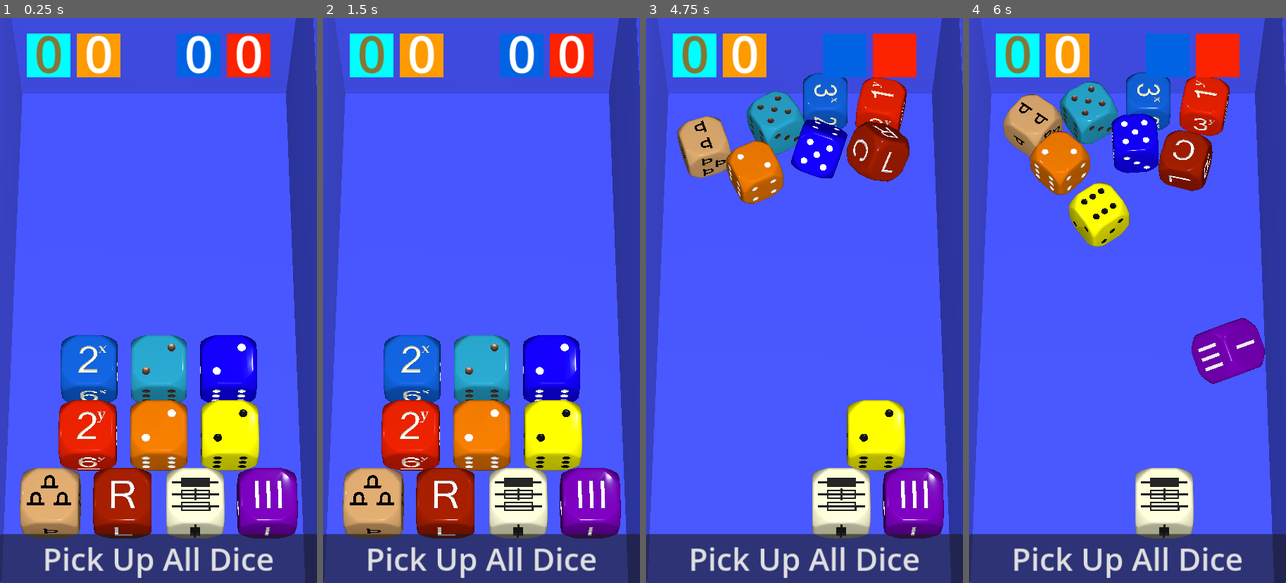
Above: before the commit, frames 1-4 (left to right).
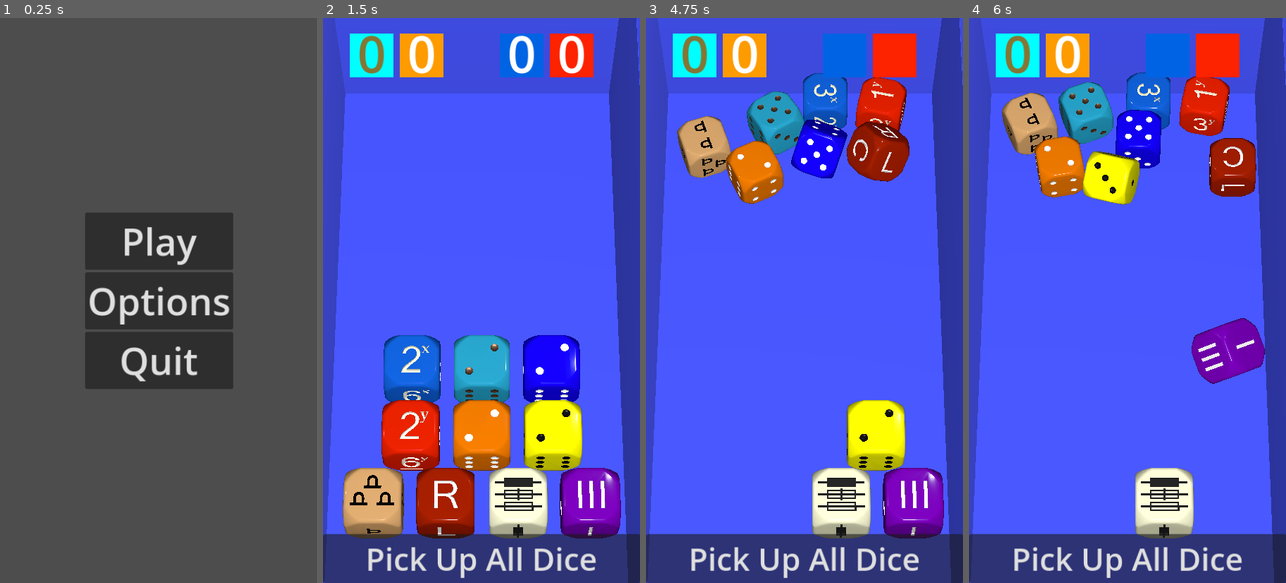
Above: after the commit, the same moments.

Repository: Teufelauto/2D6D-Dice
Game: Godot game, scene res://start_dice_menu.tscn
Two runs of this game, one before a commit and one after it. Both use one fixed random seed, a clock stepped at 60 frames per second and the inputs below. Before the commit the project starts from res://world.tscn.
Inputs (mouse positions are in pixels of both pictures, inside the frame that each line leads up to):
- Up to frame 1 (0.25 s): no input
- Up to frame 2 (1.5 s): click (481, 300) at 0.5 s, where only the run after the commit has a clickable "Options"; click (481, 238) at 1.25 s, where only the run after the commit has a clickable "Play"
- Up to frame 3 (4.75 s): click (734, 402) at 2 s; click (804, 402) at 2.75 s; click (769, 503) at 3.5 s; click (874, 368) at 4.25 s
- Up to frame 4 (6 s): click (1197, 430) at 5 s; click (1235, 503) at 5.75 s

The runs differ from the first frame. In frame 1, 100% of the frame differs, in the area x 0-100%, y 0-100%; in frame 2, nothing differs; in frame 3, less than 0.1%; in frame 4, 8.1%.

Commit message:
Added Basic Start Menu

Diff:
--- a/DiceTrayData/Die.gd
+++ b/DiceTrayData/Die.gd
@@ -35,7 +35,7 @@
 	# Reset State
 	sleeping = false
 	freeze = false
-	lock_rotation = false
+
 	transform.origin = start_pos
 	linear_velocity = Vector3.ZERO
 	angular_velocity = Vector3.ZERO
@@ -68,7 +68,7 @@
 			if raycast.is_colliding():
 				roll_finished.emit(raycast.opposite_side) # INT   Send out the data!
 				is_rolling = false
-				lock_rotation = true
+
 				landed_on_side = true
 
 		if !landed_on_side: # Auto reroll if rests at angle
@@ -85,7 +85,7 @@
 	transform.origin = start_pos
 	freeze = true
 	sleeping = true
-	lock_rotation = true
+
 
 	# Clear Roll Results
 	roll_started.emit()
@@ -107,7 +107,6 @@
 func _on_pick_up_all_dice_button_pressed():
 	if !is_rolling:
 		_return_die()
-	#_return_die()
 
 
 # ----------------- ReROLL Previously thrown DICE ------------------------------
--- /dev/null
+++ b/StartDiceMenu.gd
@@ -0,0 +1,18 @@
+extends Control
+
+
+
+
+
+func _on_play_pressed():
+	get_tree().change_scene_to_file("res://world.tscn")
+
+
+
+func _on_options_pressed():
+	pass # Replace with function body.
+
+
+
+func _on_quit_pressed():
+	get_tree().quit()
--- a/project.godot
+++ b/project.godot
@@ -14,7 +14,7 @@
 config/description="A Digital Dice app for the Solo Player Dungeon Crawler \"2D6 Dungeon\" by Toby Lancaster.  This app …(185 unchanged characters)…
 config/version="0.8.0"
 config/tags=PackedStringArray("3d", "dice", "mobile", "rpg")
-run/main_scene="res://world.tscn"
+run/main_scene="res://start_dice_menu.tscn"
 config/features=PackedStringArray("4.2", "Mobile")
 run/max_fps=60
 boot_splash/bg_color=Color(0.0719479, 0.0614438, 0.066385, 1)
--- /dev/null
+++ b/start_dice_menu.tscn
@@ -0,0 +1,53 @@
+[gd_scene load_steps=3 format=3 uid="uid://ibb5xmdf4h4s"]
+
+[ext_resource type="Script" path="res://StartDiceMenu.gd" id="1_n4ex5"]
+
+[sub_resource type="Theme" id="Theme_1glhj"]
+
+[node name="StartDiceMenu" type="Control"]
+layout_mode = 3
+anchors_preset = 15
+anchor_right = 1.0
+anchor_bottom = 1.0
+grow_horizontal = 2
+grow_vertical = 2
+script = ExtResource("1_n4ex5")
+
+[node name="MarginContainer" type="MarginContainer" parent="."]
+layout_mode = 1
+anchors_preset = 8
+anchor_left = 0.5
+anchor_top = 0.5
+anchor_right = 0.5
+anchor_bottom = 0.5
+offset_left = -20.5
+offset_top = -20.0
+offset_right = 20.5
+offset_bottom = 20.0
+grow_horizontal = 2
+grow_vertical = 2
+
+[node name="VBoxContainer" type="VBoxContainer" parent="MarginContainer"]
+layout_mode = 2
+
+[node name="Play" type="Button" parent="MarginContainer/VBoxContainer"]
+layout_mode = 2
+theme = SubResource("Theme_1glhj")
+theme_override_font_sizes/font_size = 60
+text = "Play"
+
+[node name="Options" type="Button" parent="MarginContainer/VBoxContainer"]
+layout_mode = 2
+theme = SubResource("Theme_1glhj")
+theme_override_font_sizes/font_size = 60
+text = "Options"
+
+[node name="Quit" type="Button" parent="MarginContainer/VBoxContainer"]
+layout_mode = 2
+theme = SubResource("Theme_1glhj")
+theme_override_font_sizes/font_size = 60
+text = "Quit"
+
+[connection signal="pressed" from="MarginContainer/VBoxContainer/Play" to="." method="_on_play_pressed"]
+[connection signal="pressed" from="MarginContainer/VBoxContainer/Options" to="." method="_on_options_pressed"]
+[connection signal="pressed" from="MarginContainer/VBoxContainer/Quit" to="." method="_on_quit_pressed"]
--- a/world.tscn
+++ b/world.tscn
@@ -516,9 +516,9 @@
 theme_override_font_sizes/font_size = 50
 text = "Pick Up All Dice"
 
-[node name="Cam n Lights" type="Node" parent="."]
-
-[node name="Camera3D" type="Camera3D" parent="Cam n Lights"]
+[node name="CamNLights" type="Node" parent="."]
+
+[node name="Camera3D" type="Camera3D" parent="CamNLights"]
 transform = Transform3D(1, 0, 0, 0, 0.42382, 0.905746, 0, -0.905746, 0.42382, 0, 5.06183, 1.9732)
 environment = SubResource("Environment_ospvs")
 attributes = SubResource("CameraAttributesPractical_bmajt")
@@ -526,14 +526,14 @@
 near = 3.0
 far = 50.0
 
-[node name="SpotLight3D" type="SpotLight3D" parent="Cam n Lights"]
+[node name="SpotLight3D" type="SpotLight3D" parent="CamNLights"]
 transform = Transform3D(1, 0, 0, 0, 0.414121, 0.910222, 0, -0.910222, 0.414121, 0.256, 5.71334, 2.61793)
 light_energy = 1.896
 spot_range = 29.425
 spot_attenuation = 0.203064
 spot_angle_attenuation = 0.176777
 
-[node name="SpotLight3D2" type="SpotLight3D" parent="Cam n Lights"]
+[node name="SpotLight3D2" type="SpotLight3D" parent="CamNLights"]
 transform = Transform3D(-0.215252, 0.638348, -0.739039, 0.0301943, 0.760767, 0.648322, 0.976092, 0.117238, -0.183032, -3.32477, 3.50071, -0.72213)
 light_energy = 0.232
 spot_range = 9.917
@@ -541,7 +541,7 @@
 spot_angle = 29.1231
 spot_angle_attenuation = 0.25
 
-[node name="OmniLight3D" type="OmniLight3D" parent="Cam n Lights"]
+[node name="OmniLight3D" type="OmniLight3D" parent="CamNLights"]
 transform = Transform3D(1, 0, 0, 0, 1, 0, 0, 0, 1, 1.13718, 4.67024, -1.29338)
 
 [connection signal="clear_room_rectangle" from="DiceTray" to="DiceTray/DiceCanvas/RoomRectangleLine2D" method="_on_dice_tray_clear_room_rectangle"]
